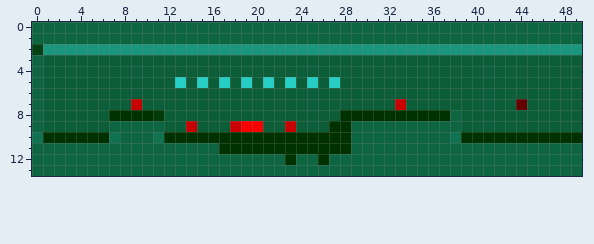
A pixel-art sprite gets an edit: res/lvls/4.png. Above is the file before it was changed.
The file is 50x14 pixels. Colours within 5 levels of each other are drawn and written as one.
After the commit:
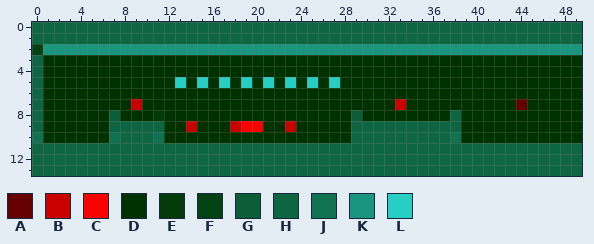
Palette (. is transparent): A #640000  B #c80000  C #fa0000  D #003200  E #023a0a  F #044214  G #0b5e37  H #0d6641  J #107250  K #19967d  L #27cec3
Edits made:
{"y":3,"x":1,"old":"GGGGGGGGGGGGGGGGGGGGGGGGGGGGGGGGGGGGGGGGGGGGGGGGG","new":"DDDDDDDDDDDDDDDDDDDDDDDDDDDDDDDDDDDDDDDDDDDDDDDDD"}
{"y":4,"x":1,"old":"GGGGGGGGGGGGGGGGGGGGGGGGGGGGGGGGGGGGGGGGGGGGGGGGG","new":"DDDDDDDDDDDDDDDDDDDDDDDDDDDDDDDDDDDDDDDDDDDDDDDDD"}
{"y":5,"x":1,"old":"GGGGGGGGGGGG","new":"DDDDDDDDDDDD"}
{"y":5,"x":14,"old":"G","new":"D"}
{"y":5,"x":16,"old":"G","new":"D"}
{"y":5,"x":18,"old":"G","new":"D"}
{"y":5,"x":20,"old":"G","new":"D"}
{"y":5,"x":22,"old":"G","new":"D"}
{"y":5,"x":24,"old":"G","new":"D"}
{"y":5,"x":26,"old":"G","new":"D"}
{"y":5,"x":28,"old":"GGGGGGGGGGGGGGGGGGGGGG","new":"DDDDDDDDDDDDDDDDDDDDDD"}
{"y":6,"x":1,"old":"GGGGGGGGGGGGGGGGGGGGGGGGGGGGGGGGGGGGGGGGGGGGGGGGG","new":"DDDDDDDDDDDDDDDDDDDDDDDDDDDDDDDDDDDDDDDDDDDDDDDDD"}
{"y":7,"x":1,"old":"GGGGGGGG","new":"DDDDDDDD"}
{"y":7,"x":10,"old":"GGGGGGGGGGGGGGGGGGGGGGG","new":"DDDDDDDDDDDDDDDDDDDDDDD"}
{"y":7,"x":34,"old":"GGGGGGGGGG","new":"DDDDDDDDDD"}
{"y":7,"x":45,"old":"GGGGG","new":"DDDDD"}
{"y":8,"x":1,"old":"GGGGGGD","new":"DDDDDDG"}
{"y":8,"x":12,"old":"GGGGGGGGGGGGGGGG","new":"DDDDDDDDDDDDDDDD"}
{"y":8,"x":29,"old":"D","new":"G"}
{"y":8,"x":39,"old":"GGGGGGGGGGG","new":"DDDDDDDDDDD"}
{"y":9,"x":1,"old":"GGGGGG","new":"DDDDDD"}
{"y":9,"x":12,"old":"GG","new":"DD"}
{"y":9,"x":15,"old":"GGG","new":"DDD"}
{"y":9,"x":21,"old":"GG","new":"DD"}
{"y":9,"x":24,"old":"GGG","new":"DDD"}
{"y":9,"x":39,"old":"GGGGGGGGGGG","new":"DDDDDDDDDDD"}
{"y":11,"x":17,"old":"DDDDDDDDDDDD","new":"HHHHHHHHHHHH"}
{"y":12,"x":23,"old":"D","new":"H"}
{"y":12,"x":26,"old":"D","new":"H"}
{"label":"changed","picture_box":[43,55,582,165]}
